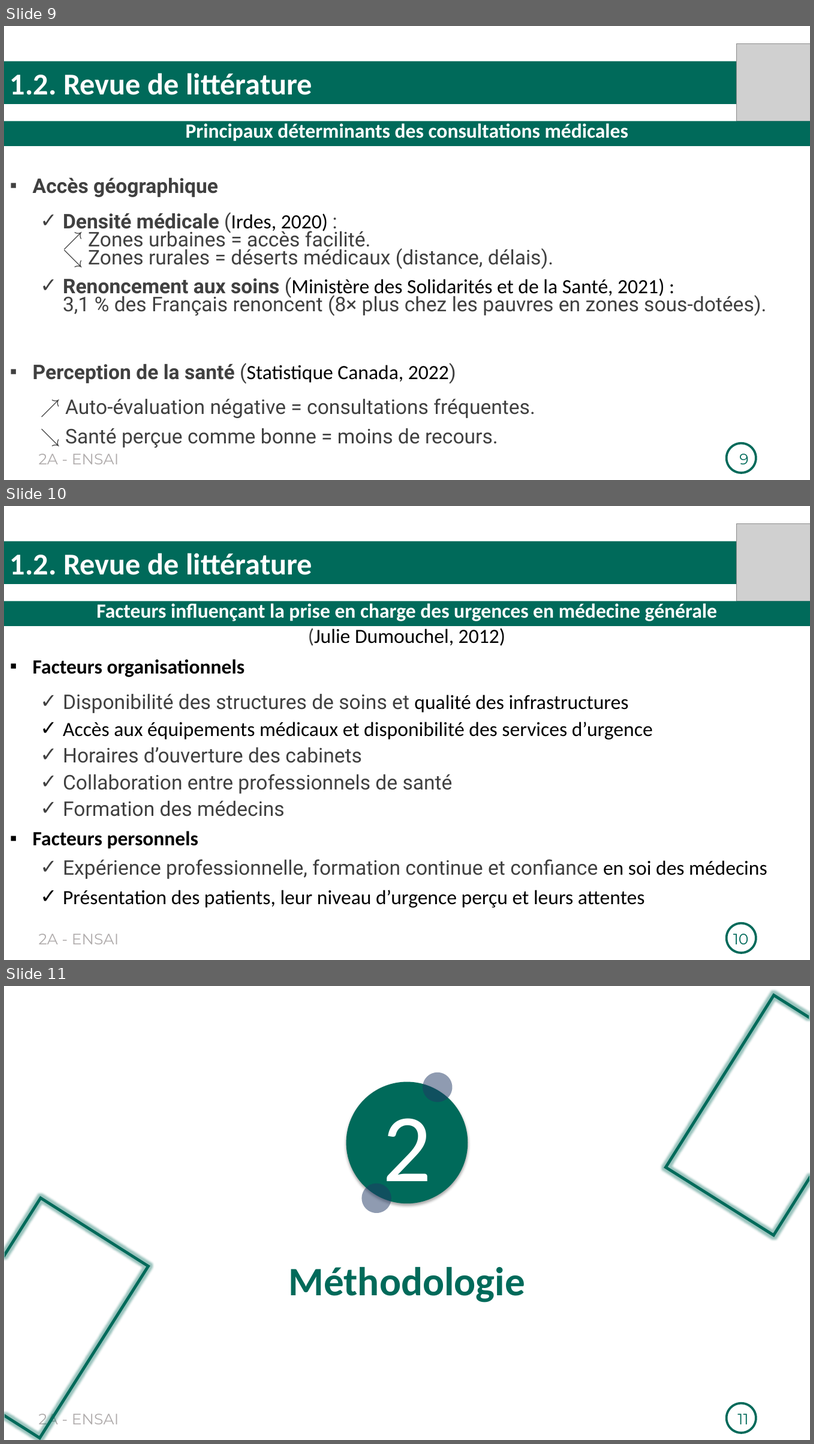
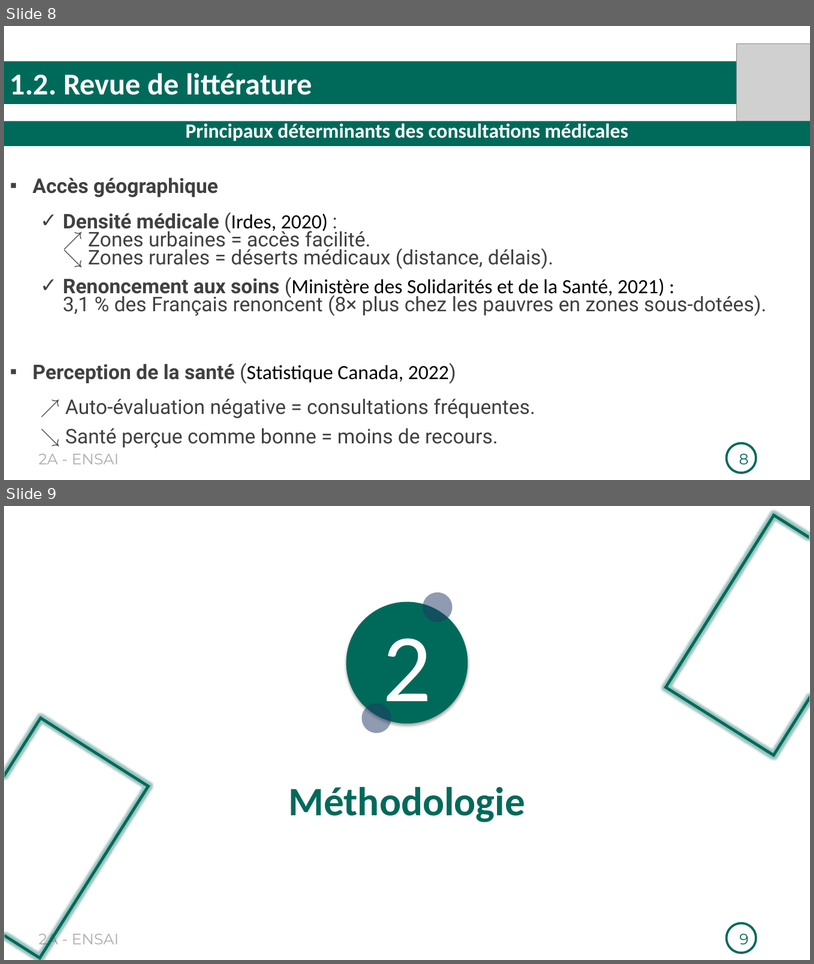
Before and after one commit to Richard-GOZAN/Projet-Stat-2A-Ensai, a slide deck: Présentation/Soutenance_Groupe25.pptx. Shown one above the other, each under a label of ours: slides 9, 10 and 11 before the commit, slides 8 and 9 after it. The pictures are 814x1444 and 814x964 pixels, drawn with LibreOffice and Linux fonts; fonts in the diff are those of the drawing; grey boxes stand for pictures. Boxes give left, top, right and bottom in pixels: in the first picture for what was removed or moved away, otherwise in the second. Text is boxed around its words. In the diff, an @@ line names an element or a change of style, - is before the commit and + after.

```diff
--- a/Présentation/Soutenance_Groupe25.pptx
+++ b/Présentation/Soutenance_Groupe25.pptx
@@ slide 10 removed at box(4, 506, 810, 960), background #FFFFFF; not listed: 2 template elements that a slide beside it also shows @@
@@ picture removed at box(737, 523, 810, 601) @@
@@ rectangle removed at box(4, 541, 810, 584) @@
-1.2. Revue de littérature
@@ rectangle removed at box(4, 601, 810, 626) @@
-Facteurs influençant la prise en charge des urgences en médecine générale
@@ text removed at box(308, 628, 506, 646) @@
-(Julie Dumouchel, 2012)
@@ text removed at box(33, 659, 768, 907) @@
-▪ Facteurs organisationnels
-  ✓ Disponibilité des structures de soins et qualité des infrastructures
-  ✓ Accès aux équipements médicaux et disponibilité des services d’urgence
-  ✓ Horaires d’ouverture des cabinets
-  ✓ Collaboration entre professionnels de santé
-  ✓ Formation des médecins
-▪ Facteurs personnels
-  ✓ Expérience professionnelle, formation continue et confiance en soi des médecins
-  ✓ Présentation des patients, leur niveau d’urgence perçu et leurs attentes
@@ page number removed at box(734, 933, 749, 944) @@
-10
@@ what was slide 9 is now slide 8 @@
@@ page number at box(740, 453, 749, 464): text changed @@
-9
+8
@@ what was slide 11 is now slide 9 @@
@@ page number at box(740, 933, 749, 944): text changed @@
-11
+9
```
Also in this commit, not shown: 8 slides changed, 2 other slides removed.
